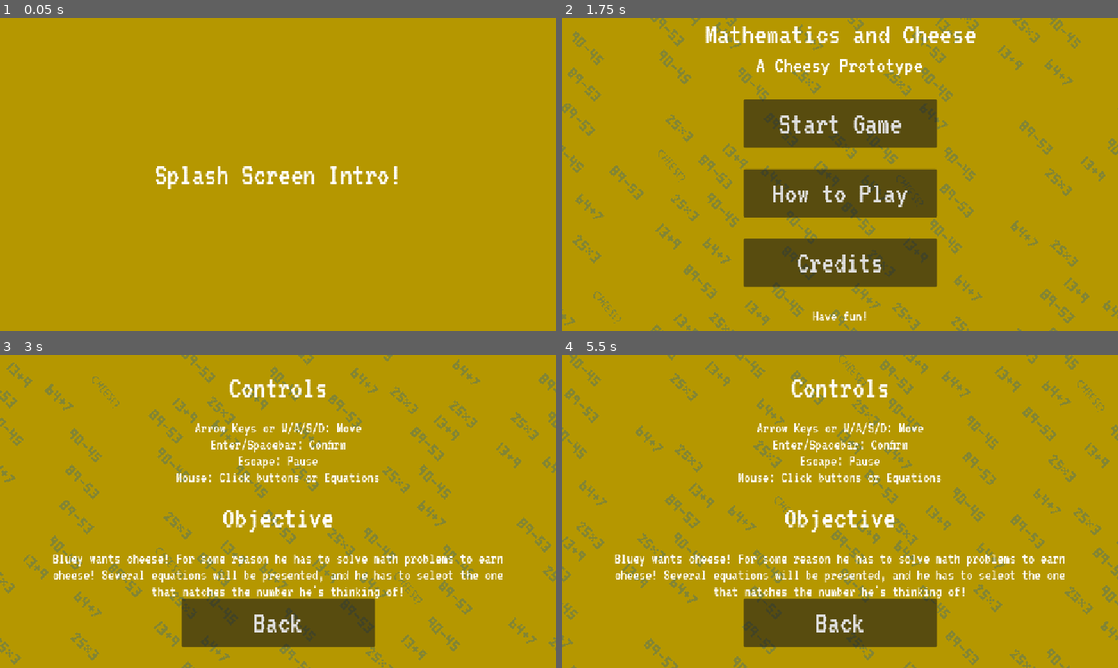
Above: before the commit, frames 1-4 (two rows, left to right).
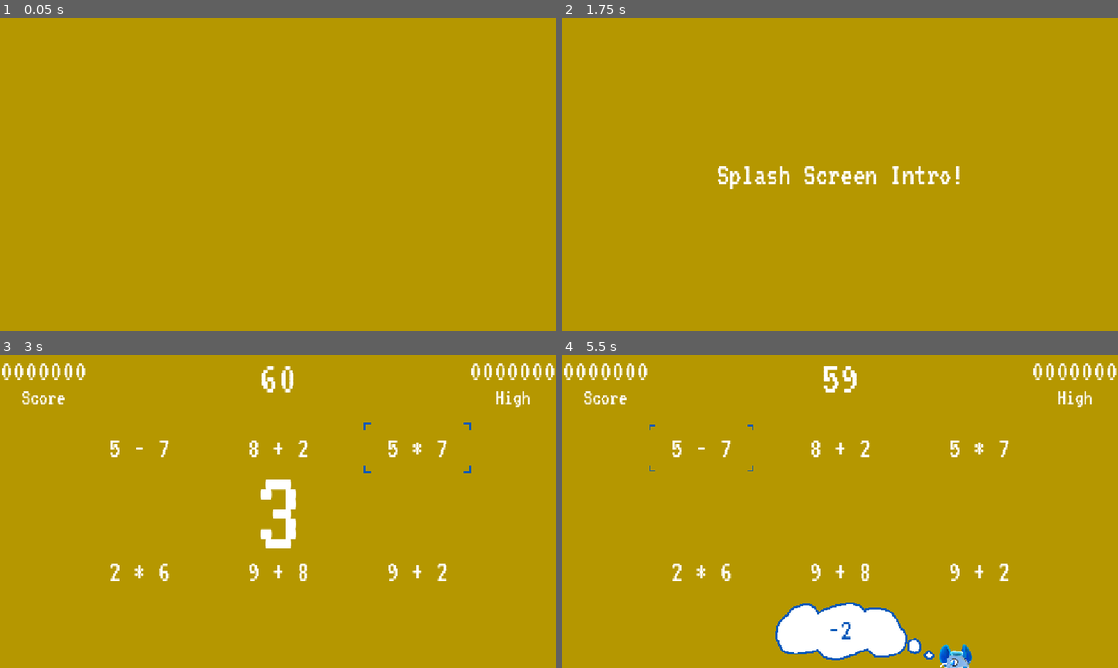
Above: after the commit, the same moments.

Repository: sdepouw/mathematics-and-cheese
Game: Godot game, scene res://Scenes/Root/root.tscn
The game is run twice, just before and just after one commit, with the same random seed, the same clock (stepped at 60 frames per second) and the same inputs. Sound files missing from this copy of the repository are replaced by a short silence.
Inputs (mouse positions are in pixels of both pictures, inside the frame that each line leads up to):
- Up to frame 1 (0.05 s): no input
- Up to frame 2 (1.75 s): tap Enter at 0.5 s; move the mouse to (962, 158) at 0.52 s; hold D (move_right) 0.53-1.28 s; tap Space (confirm) at 0.6, 1.25, 1.35 s; click (962, 158) at 0.67 s; move the mouse to (728, 190) at 1.27 s; hold S (move_down) from 1.28 s (still down)
- Up to frame 3 (3 s): release S (move_down) at 2 s; click "Start Game" at 2 s; move the mouse to (278, 511) at 2.77 s; hold D (move_right) from 2.78 s (still down); tap Space (confirm) at 2.85 s; click (278, 511) at 2.92 s
- Up to frame 4 (5.5 s): move the mouse to (812, 574) at 3.52 s; release D (move_right) at 3.53 s; hold W (move_up) 3.53-4.28 s; tap Space (confirm) at 3.6, 4.35, 5.1 s; click (812, 574) at 3.67 s; move the mouse to (1006, 558) at 4.27 s; hold A (move_left) from 4.28 s (still down); move the mouse to (673, 464) at 5.02 s

The runs differ from the first frame. In frame 1, 1.0% of the frame differs, in the area x 28-72%, y 47-55%; in frame 2, 23%, in the area x 0-100%, y 0-100%; in frame 3, 18%; in frame 4, 18%.

Commit message:
Add hack to allow sound to play

Diff:
--- a/Game/Scenes/EnhancedButton/enhanced_button.gd
+++ b/Game/Scenes/EnhancedButton/enhanced_button.gd
@@ -6,6 +6,6 @@
 @onready var _pressed_sound: AudioStreamPlayer = $PressedSound
 
 func _on_pressed_play_sound() -> void:
-  print("_on_pressed_play_sound")
   _pressed_sound.play()
-  await _pressed_sound.finished # Doesn't work.
+  # Doesn't work, since other methods getting emitted to can't await this method
+  await _pressed_sound.finished
--- a/Game/Scenes/MainMenu/main_menu.gd
+++ b/Game/Scenes/MainMenu/main_menu.gd
@@ -7,8 +7,7 @@
   _game_title_label.text = ProjectSettings.get_setting("application/config/name")
 
 func _on_play_button_pressed() -> void:
-  EventBus.load_instructions.emit()
-  #EventBus.load_game.emit()
+  EventBus.load_game.emit()
 
 func _on_instructions_button_pressed() -> void:
   EventBus.load_instructions.emit()
--- a/Game/Scenes/Root/root.gd
+++ b/Game/Scenes/Root/root.gd
@@ -18,16 +18,16 @@
   EventBus.load_credits.connect(_load_credits)
 
 func _load_main_menu() -> void:
-  _scene_loader.queue_load(MAIN_MENU_SCENE)
+  await _scene_loader.queue_load(MAIN_MENU_SCENE)
 
 func _load_game() -> void:
-  _scene_loader.queue_load(GAME_SCENE)
+  await _scene_loader.queue_load(GAME_SCENE)
 
 func _load_instructions() -> void:
-  _scene_loader.queue_load(INSTRUCTIONS_SCENE)
+  await _scene_loader.queue_load(INSTRUCTIONS_SCENE)
 
 func _load_credits() -> void:
-  _scene_loader.queue_load(CREDITS_SCENE)
+  await _scene_loader.queue_load(CREDITS_SCENE)
 
 func _on_scene_loader_instance_loaded(loaded_scene: PackedScene, _loaded_instance: Node) -> void:
   _backgroud_parallex.visible =\
--- a/Game/Scenes/Root/scene_loader.gd
+++ b/Game/Scenes/Root/scene_loader.gd
@@ -17,6 +17,8 @@
 ## If another PackedScene was queued for loading but never got loaded,
 ## this new call will take priority.
 func queue_load(scene: PackedScene) -> void:
+  # HACK: Allow any sound effects to play
+  await get_tree().create_timer(.15).timeout
   _scene_to_load = scene;
 
 func _process(_delta: float) -> void:
